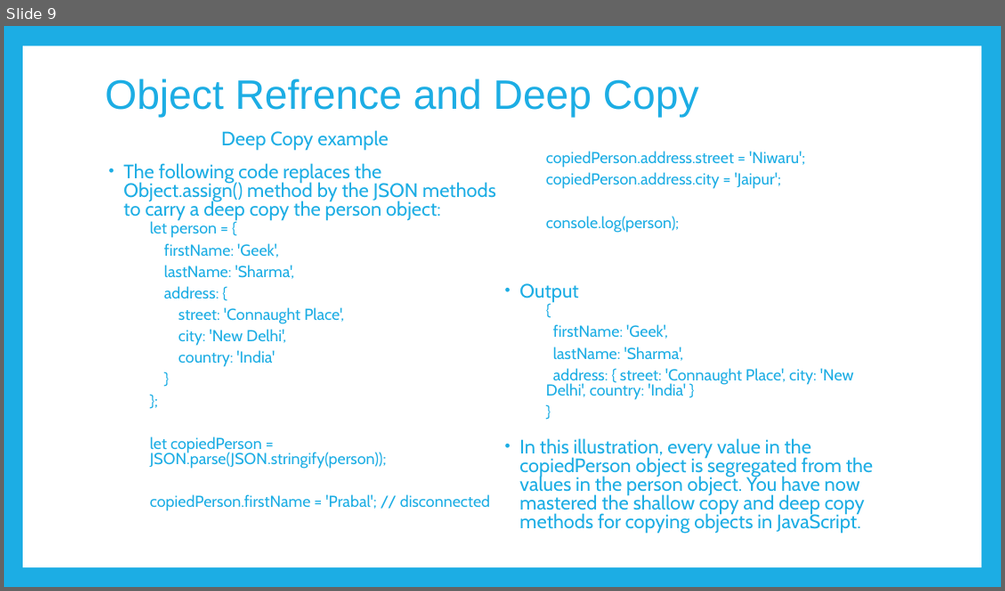
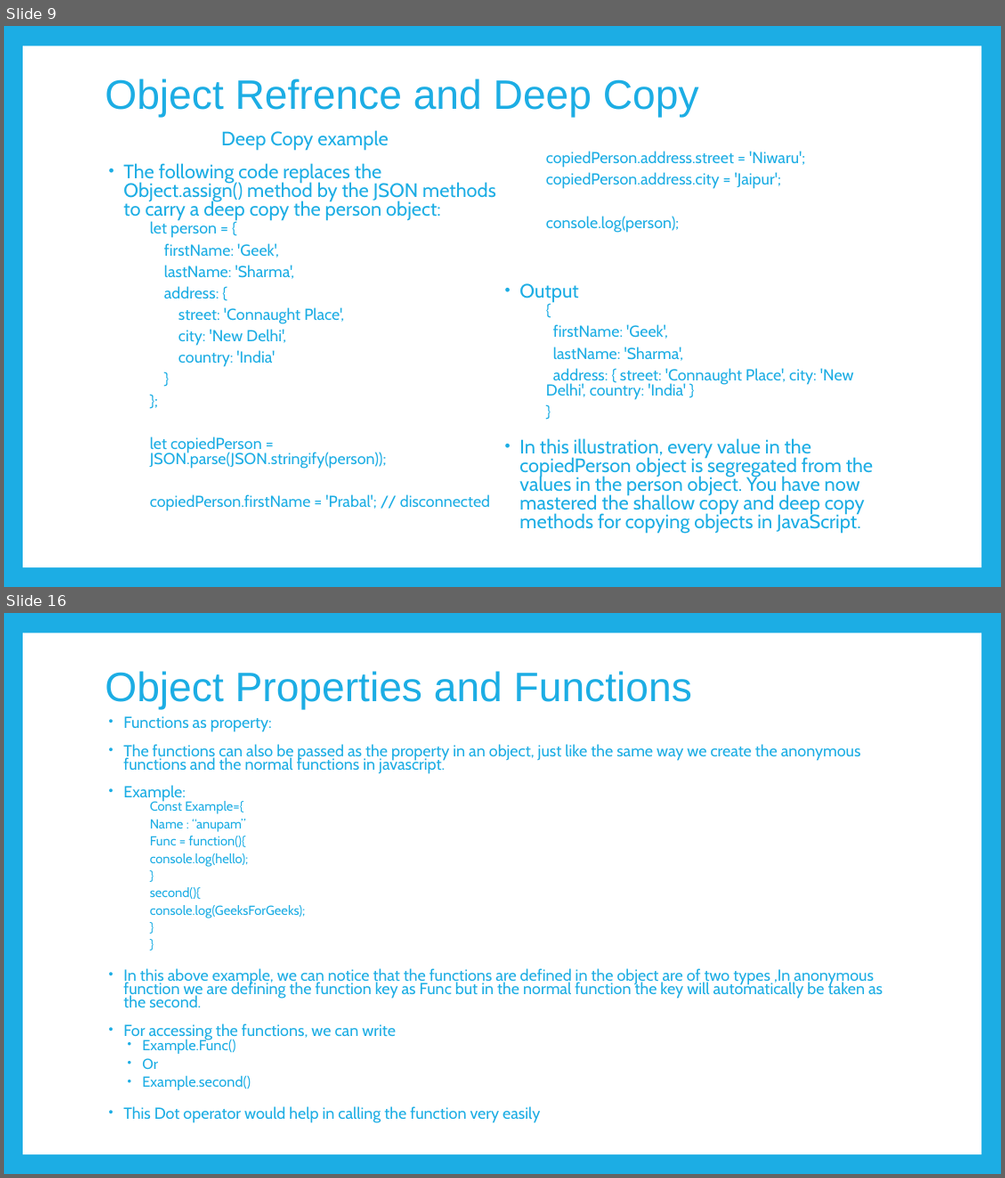
Before and after one commit to PramodJana/JavaScript, a slide deck: GFG JS Course Curriculam/Articles/006 Objects.pptx. Shown one above the other, each under a label of ours: slide 9 before the commit, slides 9 and 16 after it; the slides between them are not shown. The pictures are 1005x591 and 1005x1178 pixels, drawn with LibreOffice and Linux fonts; fonts in the diff are those of the drawing. Boxes give left, top, right and bottom in pixels: in the first picture for what was removed or moved away, otherwise in the second. Text is boxed around its words. In the diff, an @@ line names an element or a change of style, - is before the commit and + after.

```diff
--- a/GFG JS Course Curriculam/Articles/006 Objects.pptx
+++ b/GFG JS Course Curriculam/Articles/006 Objects.pptx
@@ slide 16 added at [4,613,1001,1174], background #1CADE4; not listed: 1 template element that a slide beside it also shows @@
@@ title added at [105,671,692,710], 39.6 pt, text #1CADE4 @@
+Object Properties and Functions
@@ text added at [123,716,882,1123], 15.4 pt, text #1CADE4 @@
+• Functions as property:
+• The functions can also be passed as the property in an object, just like the same way we create the anonymous functions and the normal functions in javascript.
+• Example:
+    Const Example={
+    Name : “anupam”
+    Func = function(){
+    console.log(hello);
+    }
+    second(){
+    console.log(GeeksForGeeks);
+    }
+    }
+• In this above example, we can notice that the functions are defined in the object are of two types ,In anonymous function we are defining the function key as Func but in the normal function the key will automatically be taken as the second.
+• For accessing the functions, we can write
+  • Example.Func()
+  • Or
+  • Example.second()
+• This Dot operator would help in calling the function very easily
```
Also in this commit, not shown: 8 other slides added, 9 slides removed.
